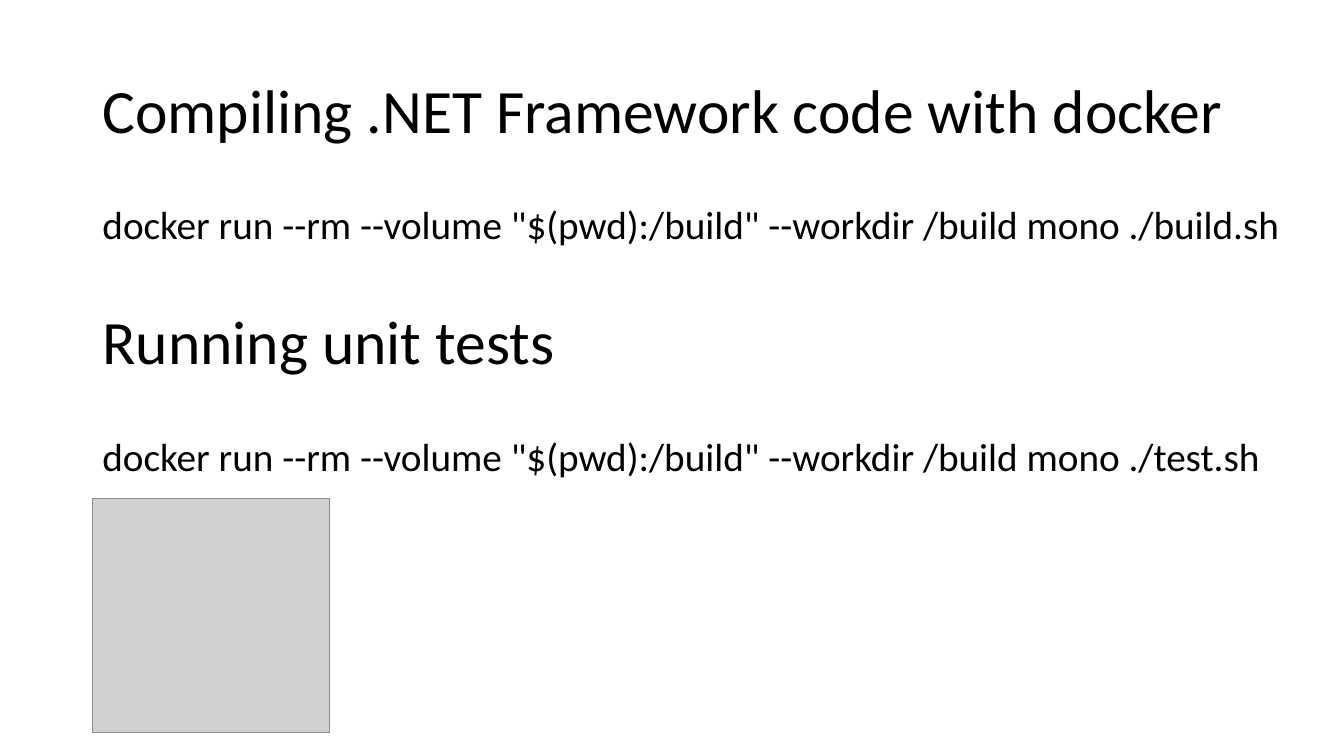
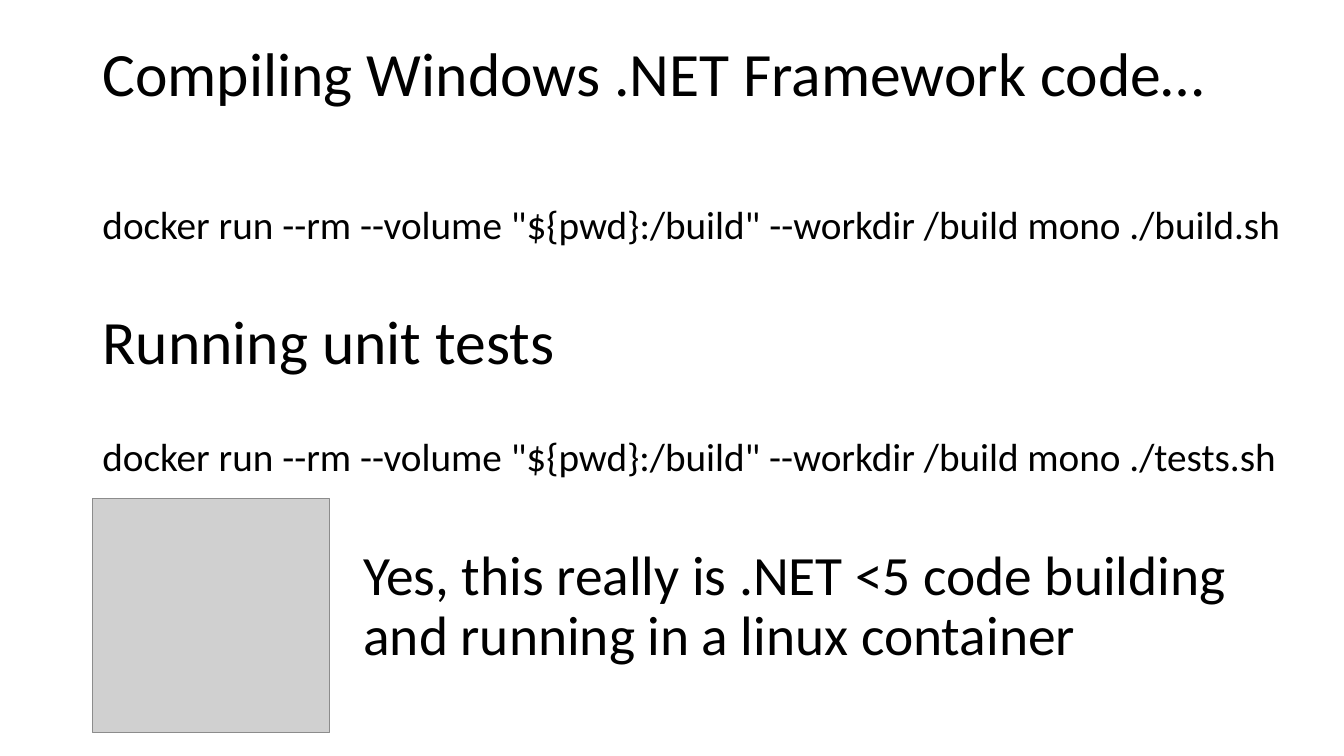
Before and after one commit to pavlosmcg/docker101, a slide deck: slide 20 of Docker 101.pptx. Drawn at 1344x756 pixels with LibreOffice and Linux fonts; fonts in the diff are those of the drawing; grey boxes stand for pictures. Boxes give left, top, right and bottom in pixels: in the first picture for what was removed or moved away, otherwise in the second. Text is boxed around its words. In the diff, an @@ line names an element or a change of style, - is before the commit and + after.

Commit message:
Update instructions

```diff
--- a/Docker 101.pptx
+++ b/Docker 101.pptx
@@ title at [102, 53, 1203, 107]: text changed @@
-Compiling .NET Framework code with docker
+Compiling Windows .NET Framework code…
@@ text at [102, 210, 1279, 246]: text changed @@
-docker run --rm --volume "$(pwd):/build" --workdir /build mono ./build.sh
+docker run --rm --volume "${pwd}:/build" --workdir /build mono ./build.sh
@@ text at [102, 442, 1275, 478]: text changed @@
-docker run --rm --volume "$(pwd):/build" --workdir /build mono ./test.sh
+docker run --rm --volume "${pwd}:/build" --workdir /build mono ./tests.sh
@@ title added at [363, 556, 1226, 665], 39.6 pt, text #000000 @@
+Yes, this really is .NET <5 code building and running in a linux container
```
